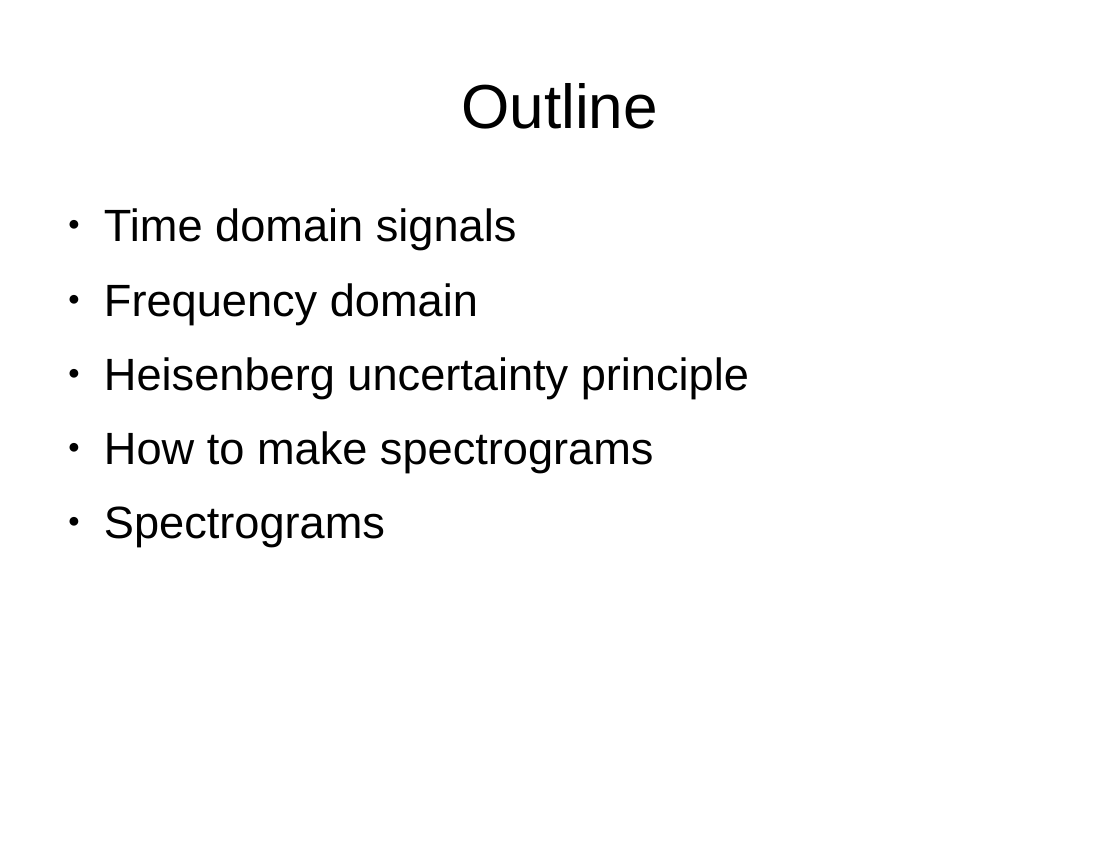
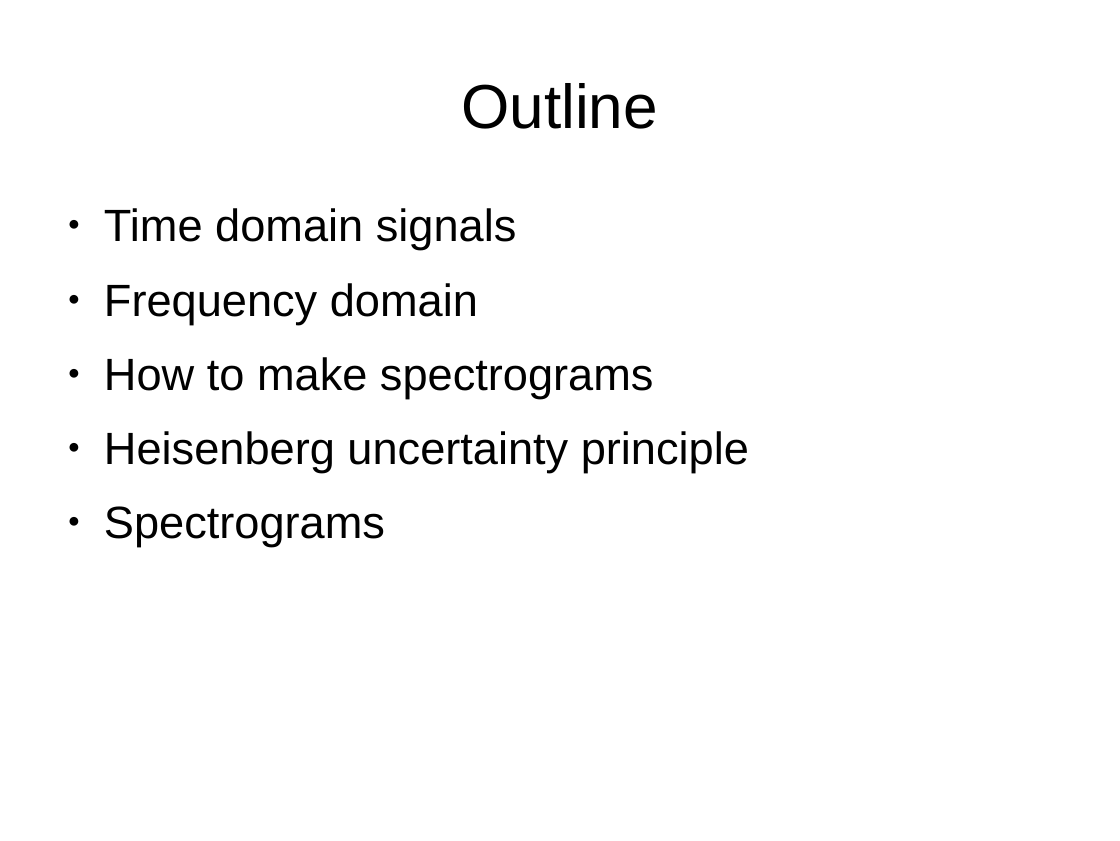
Before and after one commit to weegreenblobbie/sd_audio_hackers, a slide deck: slide 2 of spectrograms_explained/presentation_spectrograms_explained.odp. Drawn at 1120x841 pixels with LibreOffice and Linux fonts; fonts in the diff are those of the drawing. Boxes give left, top, right and bottom in pixels: in the first picture for what was removed or moved away, otherwise in the second. Text is boxed around its words. In the diff, an @@ line names an element or a change of style, - is before the commit and + after.

```diff
--- a/spectrograms_explained/presentation_spectrograms_explained.odp
+++ b/spectrograms_explained/presentation_spectrograms_explained.odp
@@ text at [104, 357, 654, 398]: paragraph added @@
+● How to make spectrograms
@@ text at [104, 431, 654, 473]: paragraph removed @@
-● How to make spectrograms
```
Also in this commit, not shown: 11 other slides changed, 10 slides added, 2 other files.
